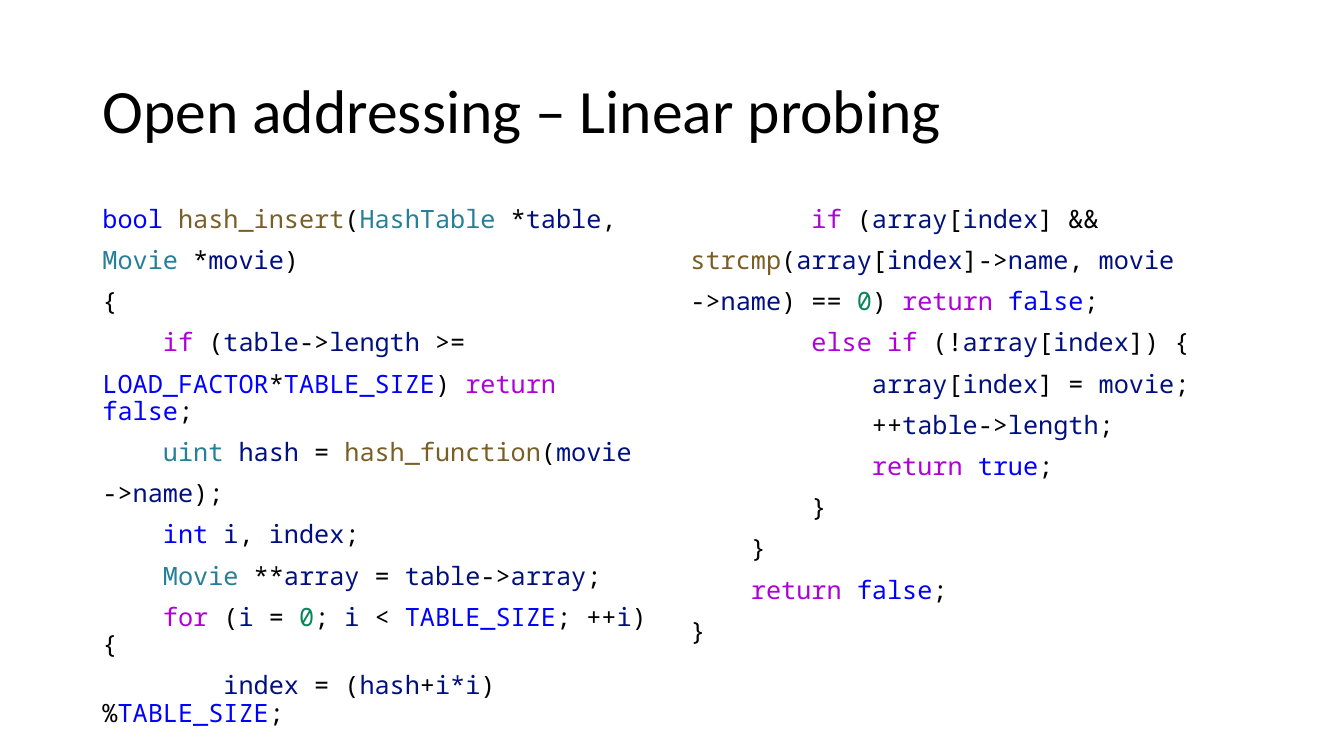
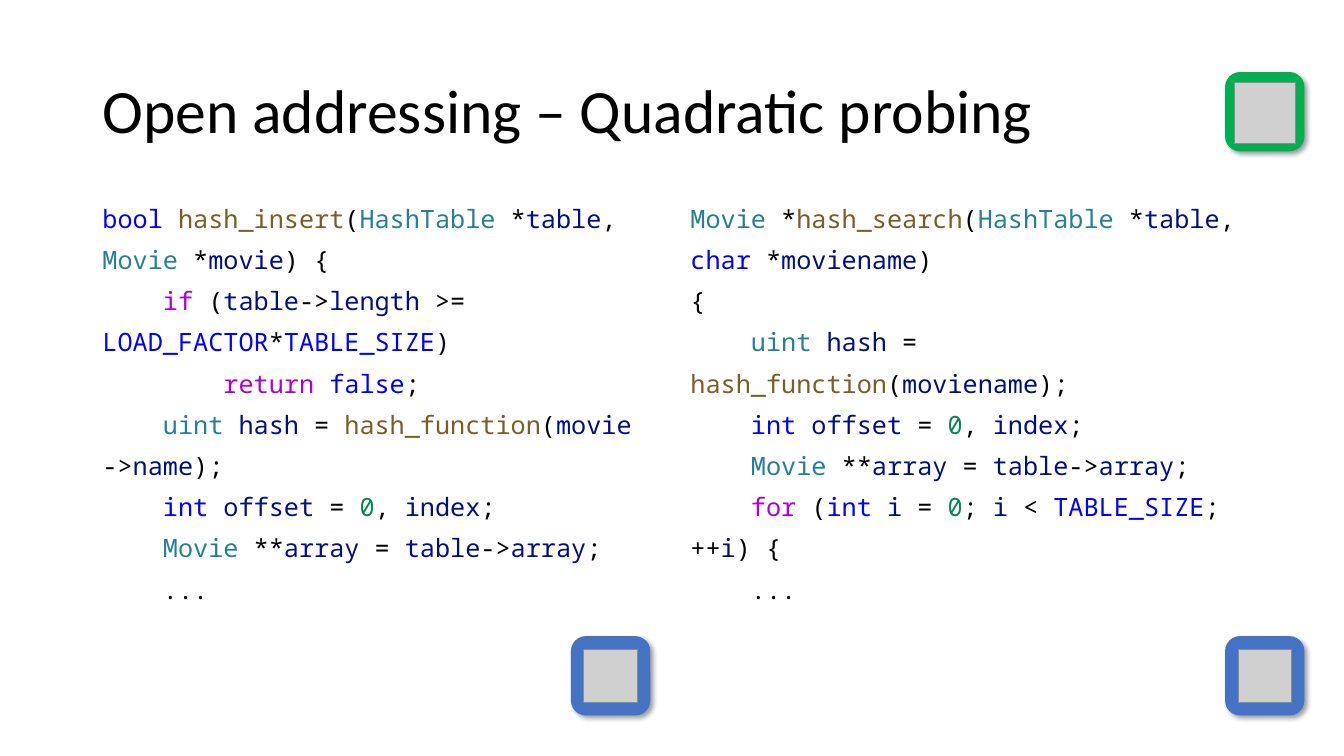
Before and after one commit to duskygloom/data_structures, a slide deck: slide 18 of hash_table_presentation/hashing.pptx (slide 19 before the commit). Drawn at 1344x756 pixels with LibreOffice and Linux fonts; fonts in the diff are those of the drawing; grey boxes stand for pictures. Boxes give left, top, right and bottom in pixels: in the first picture for what was removed or moved away, otherwise in the second. Text is boxed around its words. In the diff, an @@ line names an element or a change of style, - is before the commit and + after.

```diff
--- a/hash_table_presentation/hashing.pptx
+++ b/hash_table_presentation/hashing.pptx
@@ rounded rectangle added at <box>1225,73,1305,152</box>, fill #00B050 @@
@@ picture added at <box>1234,83,1296,144</box> @@
@@ title at <box>102,90,1032,144</box>: text changed @@
-Open addressing – Linear probing
+Open addressing – Quadratic probing
@@ text at <box>690,209,1235,561</box>: text changed @@
-if (array[index] &&
-strcmp(array[index]->name, movie
-->name) == 0) return false;
-else if (!array[index]) {
-array[index] = movie;
-++table->length;
-return true;
-}
-}
-return false;
-}
+Movie *hash_search(HashTable *table,
+char *moviename)
+{
+uint hash =
+hash_function(moviename);
+int offset = 0, index;
+Movie **array = table->array;
+for (int i = 0; i < TABLE_SIZE;
+++i) {
+...
@@ text at <box>102,332,450,397</box>: text changed @@
-LOAD_FACTOR*TABLE_SIZE) return false;
+LOAD_FACTOR*TABLE_SIZE)
+return false;
@@ text at <box>163,496,496,520</box>: text changed @@
-int i, index;
+int offset = 0, index;
@@ text at <box>102,606,646,726</box>: text changed; text colour #0000FF to #000000 @@
-for (i = 0; i < TABLE_SIZE; ++i) {
-index = (hash+i*i)%TABLE_SIZE;
+...
@@ rounded rectangle added at <box>571,636,650,716</box>, fill #4472C4 @@
@@ picture added at <box>584,649,637,703</box> @@
@@ rounded rectangle added at <box>1225,636,1305,716</box>, fill #4472C4 @@
@@ picture added at <box>1238,649,1292,703</box> @@
```
Also in this commit, not shown: 11 other slides changed, 12 slides added, 28 other files.
